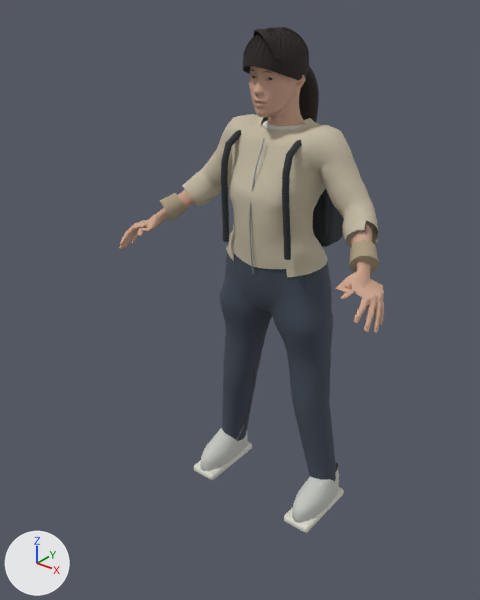
One commit to the glTF model public/assets/characters/student-female.glb: the scene before it, then after it.
The view is the same before and after, from a 50 mm camera at (1.261, -2.037, -0.41) aimed at (-0.079, -0.361, -1.448). The axes (+X, +Y, +Z) are drawn at lower left. The lights are the same throughout. The older version comes first. Vertices at exactly the same position are counted once.

Before the edit, the objects in view are built like this:
```python
ob_clean_inner_collar = bpy.data.objects.new('clean inner collar', me_mesh_2)
ob_clean_inner_collar.location = (0.0, 0.0, 0.0)
ob_continuous_fitted_jacket = bpy.data.objects.new('continuous fitted jacket', me_mesh_1)
ob_continuous_fitted_jacket.location = (0.0, 0.0, 0.0)
ob_face_neck_hands = bpy.data.objects.new('face neck hands', me_mesh_0)
ob_face_neck_hands.location = (0.0, 0.0, 0.0)
ob_jacket_trim = bpy.data.objects.new('jacket-trim', me_mesh_10)
ob_jacket_trim.location = (0.0, 0.0, 0.0)
ob_jacket_zipper = bpy.data.objects.new('jacket zipper', me_mesh_3)
ob_jacket_zipper.location = (0.0, 0.0, 0.0)
ob_student_backpack = bpy.data.objects.new('student-backpack', me_mesh_14)
ob_student_backpack.location = (0.0, 0.0, 0.0)
ob_student_hair = bpy.data.objects.new('student-hair', me_mesh_11)
ob_student_hair.location = (0.0, 0.0, 0.0)
ob_student_shoes = bpy.data.objects.new('student-shoes', me_mesh_12)
ob_student_shoes.location = (0.0, 0.0, 0.0)
ob_tailored_trousers = bpy.data.objects.new('tailored trousers', me_mesh_4)
ob_tailored_trousers.location = (0.0, 0.0, 0.0)
# also in view: 'student-sole' at (-0.004, -0.278, -2.233)
```
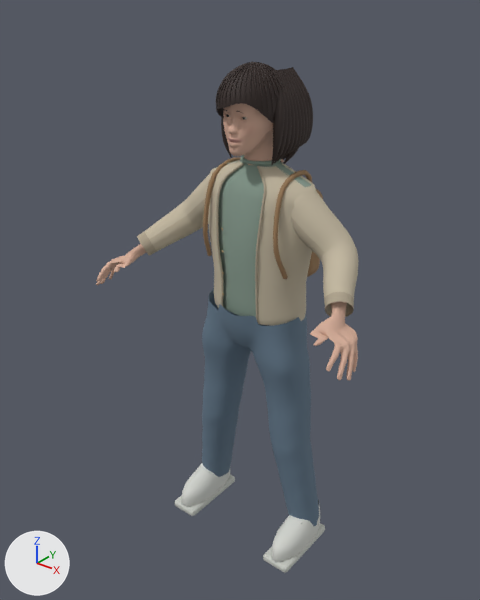
Boxes [x1, y1, x2, y2] around the edits, measured in the pictures (480 x 600 px; the box of a moved part takes in the faces that stretch with it):
'tailored trousers', recoloured, reshaped: before [220, 252, 336, 482]; after [202, 289, 319, 526]
'continuous fitted jacket', deleted (beige): before [183, 114, 378, 277]
'student-cotton', added (beige): after [144, 160, 359, 326]
'student-hair', reshaped: before [243, 27, 319, 122]; after [216, 61, 313, 166]
'student-tee', added: after [216, 155, 311, 317]
'face neck hands', deleted: before [119, 66, 384, 333]
'student-shoes', moved, rescaled: before [200, 425, 339, 522]; after [181, 464, 320, 562]
'soft face neck and hands', added: after [96, 103, 358, 381]
'student-backpack', recoloured, reshaped (9% shorter): before [221, 126, 344, 260]; after [203, 157, 323, 279]
'jacket-trim', reshaped (98% taller): before [160, 193, 379, 273]; after [137, 163, 354, 322]
'student-sole', moved, rescaled: before [194, 432, 344, 533]; after [174, 466, 325, 573]
'jacket zipper', deleted: before [249, 138, 265, 274]
'clean inner collar', deleted: before [263, 120, 303, 131]
part 1 of me_mesh_4, rebuilt: before [220, 252, 336, 481]; after [202, 289, 319, 526]
part 2 of me_mesh_10, added: after [216, 163, 266, 322]
part 3 of me_mesh_10, moved or reshaped: before [349, 240, 379, 273]; after [324, 292, 354, 317]
part 4 of me_mesh_10, moved or reshaped: before [160, 193, 186, 221]; after [137, 232, 157, 256]
part 5 of me_mesh_11, deleted (black): before [243, 27, 319, 122]
part 6 of me_mesh_11, built on: before [243, 27, 309, 80]; after [216, 61, 313, 166]

Edits to the bpy script that builds the scene:
```text
Change mat_student_skin:
    where n0 = _N.new('ShaderNodeBsdfPrincipled'); n0.name = 'Principled BSDF'
    n0.inputs[2].default_value: 0.82 -> 0.7  # 'Roughness'
    remove n2 = _N.new('ShaderNodeMix'); n2.name = 'Mix'
    remove n2.data_type = 'RGBA'
    remove n2.blend_type = 'MULTIPLY'
    remove n2.inputs[0].default_value = 1.0  # 'Factor'
    remove n2.inputs[7].default_value = (0.624, 0.381, 0.27, 1.0)  # 'B', beige #cfa68e
    where n3 = _N.new('ShaderNodeVertexColor'); n3.name = 'Color Attribute'
    remove _L.new(n2.outputs[2], n0.inputs[0])  # 'Result' to 'Base Color'
    remove _L.new(n3.outputs[0], n2.inputs[6])  # 'Color' to 'A'
    add _L.new(n3.outputs[0], n0.inputs[0])  # 'Color' to 'Base Color'
Change mat_student_denim:
    mat_student_denim.base_color: (0.0545, 0.0704, 0.0953) -> (0.125, 0.188, 0.254)  # greyish blue #424b57 -> blue #63788a
Change mat_student_backpack:
    mat_student_backpack.base_color: (0.0222, 0.0284, 0.0319) -> (0.328, 0.198, 0.0976)  # dark grey #292f32 -> brown #9b7b58
Change me_mesh_4:
    remove me_mesh_4.from_pydata(...)  # 1085 vertices, 1912 faces; spans x -0.285..0.277, y -0.375..-0.084, z -2.21..-1.268
    add me_mesh_4.from_pydata(...)  # 3733 vertices, 7312 faces; spans x -0.284..0.284, y -0.492..-0.228, z -2.306..-1.417
    me_mesh_4 part 1: the loose piece of 1021 vertices spanning x -0.283..0.275, y -0.375..-0.084, z -2.194..-1.268 is rebuilt with 3733 vertices and now spans x -0.284..0.284, y -0.492..-0.228, z -2.306..-1.417
    other edits to the shape of me_mesh_4 do not show in these pictures
Change me_mesh_10:
    remove me_mesh_10.from_pydata(...)  # 194 vertices, 360 faces; spans x -0.452..0.444, y -0.407..-0.303, z -1.28..-1.116
    add me_mesh_10.from_pydata(...)  # 496 vertices, 864 faces; spans x -0.442..0.442, y -0.536..-0.404, z -1.454..-0.936
    me_mesh_10 part 2: 400 vertices added at x -0.093..0.093, y -0.48..-0.404, z -1.454..-0.936
    me_mesh_10 part 3: 42 vertices removed from x 0.341..0.444, y -0.407..-0.303, z -1.219..-1.116; 48 vertices added at x 0.353..0.442, y -0.536..-0.455, z -1.313..-1.224
    me_mesh_10 part 4: 42 vertices removed from x -0.452..-0.349, y -0.407..-0.303, z -1.219..-1.116; 48 vertices added at x -0.442..-0.353, y -0.536..-0.455, z -1.313..-1.224
    other edits to the shape of me_mesh_10 do not show in these pictures
Change me_mesh_11:
    remove me_mesh_11.from_pydata(...)  # 3385 vertices, 6360 faces; spans x -0.095..0.087, y -0.399..-0.078, z -0.993..-0.546
    add me_mesh_11.from_pydata(...)  # 19269 vertices, 37016 faces; spans x -0.124..0.124, y -0.528..-0.229, z -0.944..-0.631
    me_mesh_11 part 5: 50 loose pieces with 2616 vertices, spanning x -0.093..0.086, y -0.396..-0.078, z -0.993..-0.546, are deleted
    me_mesh_11 part 6: 769 vertices removed from x -0.095..0.087, y -0.399..-0.155, z -0.694..-0.546; 19269 vertices added at x -0.124..0.124, y -0.528..-0.229, z -0.944..-0.631
Change me_mesh_12:
    remove me_mesh_12.from_pydata(...)  # 384 vertices, 640 faces; spans x -0.294..0.286, y -0.415..-0.125, z -2.282..-2.157
    add me_mesh_12.from_pydata(...)  # 384 vertices, 640 faces; spans x -0.287..0.287, y -0.545..-0.255, z -2.377..-2.252
    me_mesh_12 part 7: the whole mesh is scaled about its middle by (0.986, 1, 1), then moved by (0.004, -0.13, -0.096)
Change me_mesh_13:
    remove me_mesh_13.from_pydata(...)  # 656 vertices, 1272 faces; spans x -0.294..0.286, y -0.418..-0.138, z -2.301..-2.166
    add me_mesh_13.from_pydata(...)  # 656 vertices, 1272 faces; spans x -0.286..0.286, y -0.548..-0.268, z -2.396..-2.262
    me_mesh_13 part 8: the whole mesh is scaled about its middle by (0.986, 1, 1), then moved by (0.004, -0.13, -0.096)
Change me_mesh_14:
    remove me_mesh_14.from_pydata(...)  # 762 vertices, 1496 faces; spans x -0.144..0.138, y -0.395..0.046, z -1.284..-0.855
    add me_mesh_14.from_pydata(...)  # 1376 vertices, 2712 faces; spans x -0.168..0.168, y -0.473..-0.087, z -1.37..-0.949
    me_mesh_14 part 9: 466 vertices removed from x -0.144..0.138, y -0.395..0.006, z -1.284..-0.855; 1376 vertices added at x -0.168..0.168, y -0.473..-0.087, z -1.37..-0.949
    other edits to the shape of me_mesh_14 do not show in these pictures
Remove ob_face_neck_hands:
    ob_face_neck_hands = bpy.data.objects.new('face neck hands', me_mesh_0)
Remove ob_continuous_fitted_jacket:
    ob_continuous_fitted_jacket = bpy.data.objects.new('continuous fitted jacket', me_mesh_1)
Remove ob_clean_inner_collar:
    ob_clean_inner_collar = bpy.data.objects.new('clean inner collar', me_mesh_2)
Remove ob_jacket_zipper:
    ob_jacket_zipper = bpy.data.objects.new('jacket zipper', me_mesh_3)
Add ob_student_cotton:
    ob_student_cotton = bpy.data.objects.new('student-cotton', me_mesh_11_1)  # 1821 vertices, 3430 faces; spans x -0.439..0.439, y -0.532..-0.224, z -1.453..-0.939; in mat_student_cotton (beige #c4b9a2)
    ob_student_cotton.location = (0.0, 0.0, 0.0)
Add ob_student_tee:
    ob_student_tee = bpy.data.objects.new('student-tee', me_mesh_10_1)  # 928 vertices, 1728 faces; spans x -0.201..0.203, y -0.475..-0.235, z -1.448..-0.922; in mat_student_tee (grey #879b8e)
    ob_student_tee.location = (0.0, 0.0, 0.0)
Add ob_soft_face_neck_and_hands:
    ob_soft_face_neck_and_hands = bpy.data.objects.new('soft face neck and hands', me_mesh_0_1)  # 30853 vertices, 61520 faces; spans x -0.521..0.521, y -0.677..-0.298, z -1.416..-0.654
    ob_soft_face_neck_and_hands.location = (0.0, 0.0, 0.0)
```
